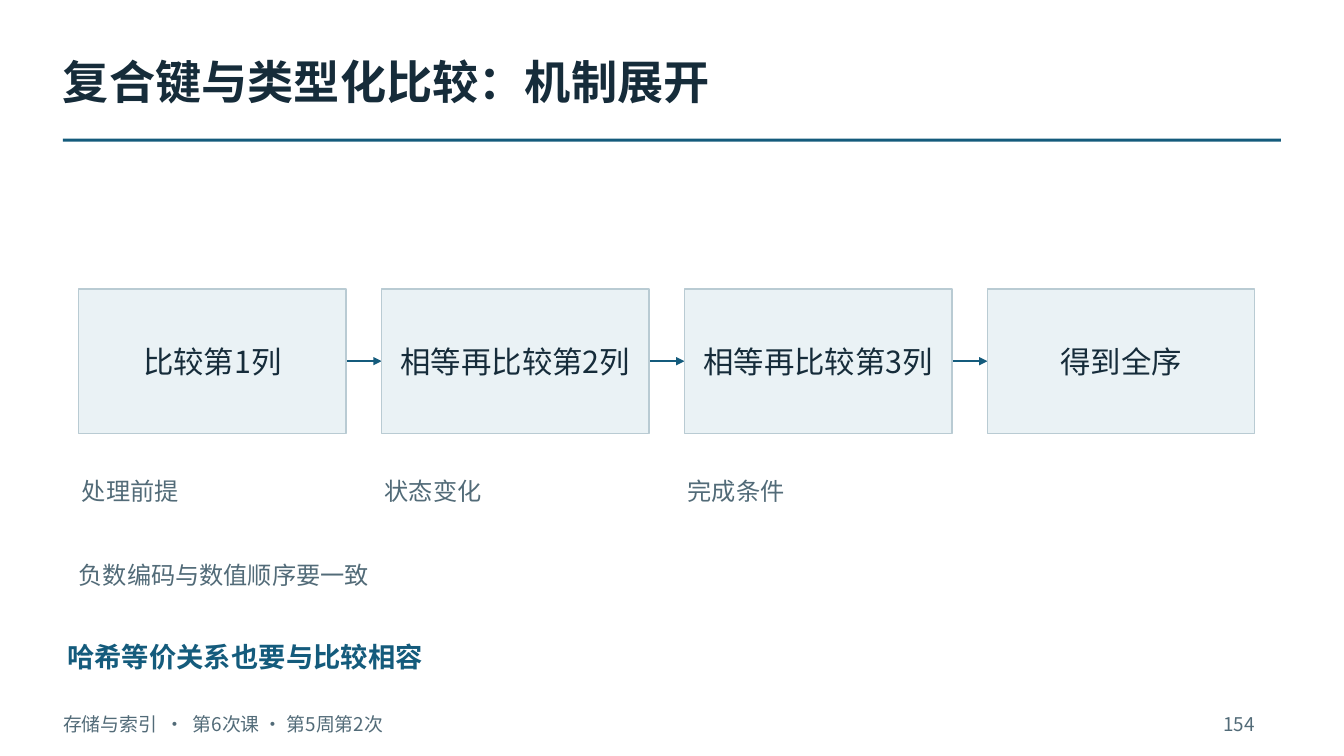
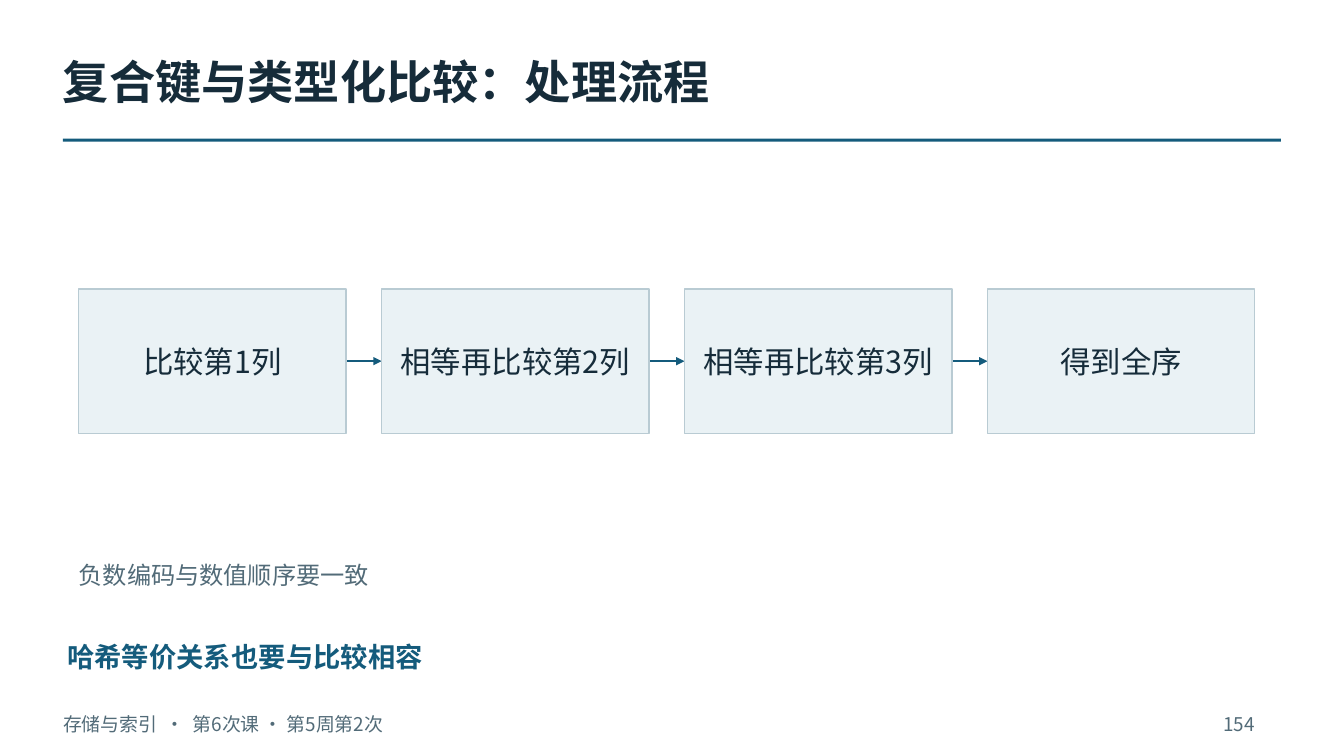
Before and after one commit to intellistream/database-kernel-course-student, a slide deck: slide 154 of 01_课件（第6版）/02_存储与索引.pptx. Drawn at 1344x756 pixels with LibreOffice and Linux fonts; fonts in the diff are those of the drawing. Boxes give left, top, right and bottom in pixels: in the first picture for what was removed or moved away, otherwise in the second. Text is boxed around its words. In the diff, an @@ line names an element or a change of style, - is before the commit and + after.

```diff
--- a/01_课件（第6版）/02_存储与索引.pptx
+++ b/01_课件（第6版）/02_存储与索引.pptx
@@ text at (x1=63, y1=59, x2=710, y2=104): text changed @@
-复合键与类型化比较：机制展开
+复合键与类型化比较：处理流程
@@ text removed at (x1=82, y1=479, x2=179, y2=502) @@
-处理前提
@@ text removed at (x1=385, y1=479, x2=482, y2=502) @@
-状态变化
@@ text removed at (x1=688, y1=479, x2=785, y2=502) @@
-完成条件
```
Also in this commit, not shown: 150 other slides changed, 6 other files.
